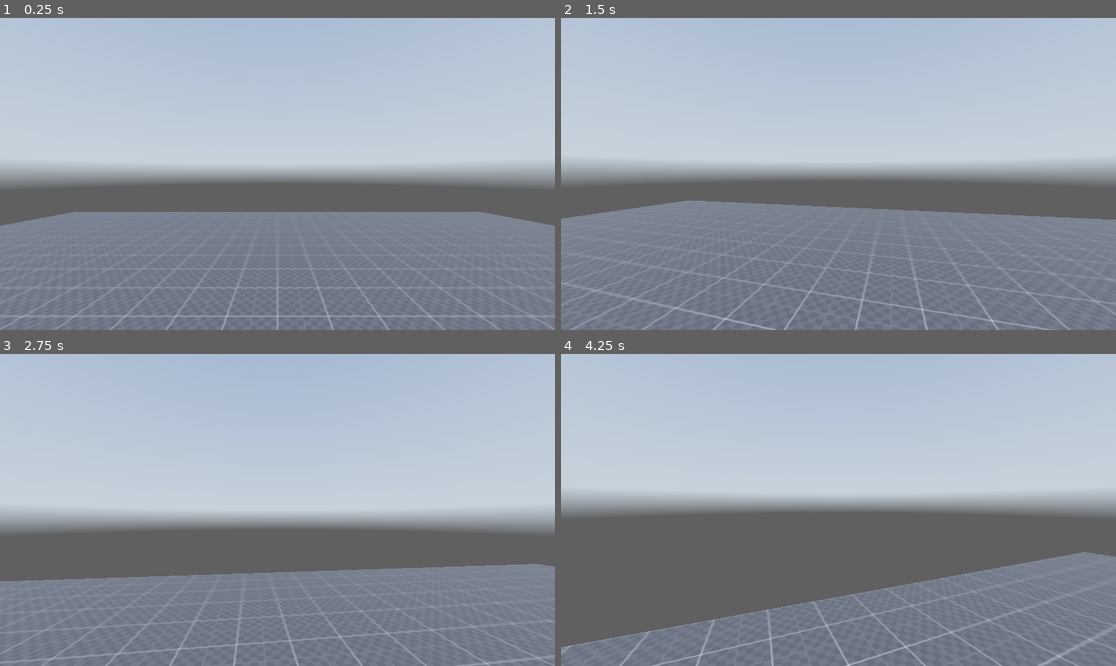
Above: before the commit, frames 1-4 (two rows, left to right).
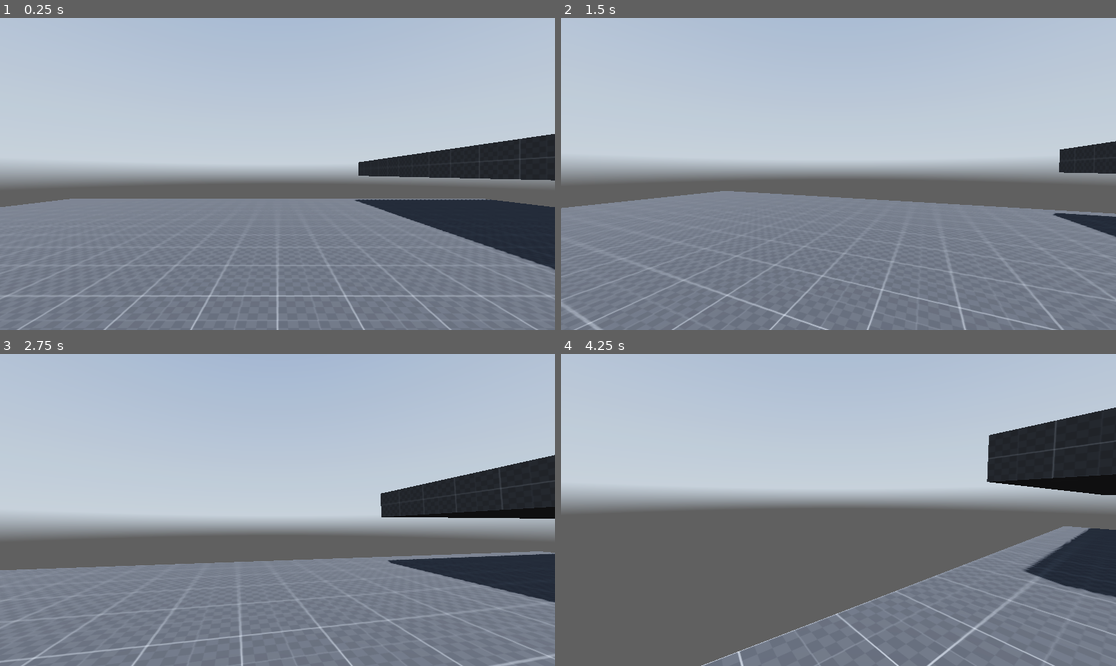
Above: after the commit, the same moments.

Repository: ubermensch04/FPS-Controller
Game: Godot game, scene res://scenes/main.tscn
Two runs of this game, one before a commit and one after it. Both use one fixed random seed, a clock stepped at 60 frames per second and the inputs below. A sky picture missing from this copy of the repository is replaced by a grey-blue gradient.
Inputs (mouse positions are in pixels of both pictures, inside the frame that each line leads up to):
- Up to frame 1 (0.25 s): no input
- Up to frame 2 (1.5 s): tap Enter (ui_accept) at 0.5, 0.77 s; move the mouse to (866, 174) at 0.52 s; hold Ctrl (crouch) 0.53-1.28 s; hold W (forward) from 0.53 s (still down); tap Shift (sprint) at 0.8, 1.35 s; move the mouse to (810, 174) at 1.27 s
- Up to frame 3 (2.75 s): keep holding W (forward); tap Enter (ui_accept) at 1.52 s; tap Ctrl (crouch) at 1.55 s; move the mouse to (288, 503) at 2.02 s; hold Ctrl (crouch) from 2.03 s (still down); tap Shift (sprint) at 2.3 s
- Up to frame 4 (4.25 s): keep holding W (forward); move the mouse to (832, 516) at 2.77 s; release Ctrl (crouch) at 2.78 s; tap Shift (sprint) at 2.85, 3.8 s; tap Enter (ui_accept) at 3.02, 3.77 s; tap Ctrl (crouch) at 3.05 s; move the mouse to (877, 513) at 3.52 s; hold Ctrl (crouch) from 3.53 s (still down)

The runs differ from the first frame. In frame 1, 12% of the frame differs, in the area x 0-100%, y 37-100%; in frame 2, 6.1%; in frame 3, 17%; in frame 4, 17%, in the area x 0-100%, y 17-100%.

Commit message:
pre ray-cast optimization

Diff:
--- a/player.gd
+++ b/player.gd
@@ -3,20 +3,18 @@
 @onready var head = $Head
 @onready var standing_collision_shape = $StandingCollisionShape
 @onready var crouching_collision_shape = $CrouchingCollisionShape
-@onready var ray_cast_3d = $RayCast3D
 
 var current_speed = 5.0
 const walking_speed= 5.0
-const sprinting_speed=9.0
+const sprinting_speed=8.0
 const crouching_speed=3.0
 const jump_velocity = 4.5
 
-const mouse_sens=0.25
+const mouse_sens=0.4
+var lerp_speed= 15
+
 var direction=Vector3.ZERO
-
-var lerp_speed=7.5
-
-var crouching_depth=-0.5
+var crouching_depth = -0.5
 # Get the gravity from the project settings to be synced with RigidBody nodes.
 var gravity = ProjectSettings.get_setting("physics/3d/default_gravity")
 
@@ -31,14 +29,14 @@
 
 func _physics_process(delta):
 	if Input.is_action_pressed("crouch"):
-		current_speed=crouching_speed
-		head.position.y=lerp(head.position.y, 1.8 + crouching_depth,delta*lerp_speed)
 		standing_collision_shape.disabled=true
 		crouching_collision_shape.disabled=false
-	elif ray_cast_3d.is_colliding():
+		current_speed=crouching_speed
+		head.position.y=lerp(head.position.y,1.8+crouching_depth,delta*lerp_speed)
+	else:
 		standing_collision_shape.disabled=false
 		crouching_collision_shape.disabled=true
-		head.position.y=lerp(head.position.y, 1.8,delta*lerp_speed)
+		head.position.y=lerp(head.position.y,1.8,delta*lerp_speed)
 		if Input.is_action_pressed("sprint"):
 			current_speed=sprinting_speed
 		else:
--- a/scenes/main.tscn
+++ b/scenes/main.tscn
@@ -22,8 +22,8 @@
 
 [sub_resource type="CapsuleShape3D" id="CapsuleShape3D_l3jj8"]
 
-[sub_resource type="CapsuleShape3D" id="CapsuleShape3D_n5f6d"]
-height = 1.2
+[sub_resource type="CapsuleShape3D" id="CapsuleShape3D_6usr2"]
+height = 1.0
 
 [node name="World" type="Node3D"]
 
@@ -36,7 +36,7 @@
 material = SubResource("StandardMaterial3D_7jdue")
 
 [node name="CSGBox3D2" type="CSGBox3D" parent="Stage"]
-transform = Transform3D(1, 0, 0, 0, 1, 0, 0, 0, 1, 0, 3, 21.332)
+transform = Transform3D(1, 0, 0, 0, 1, 0, 0, 0, 1, 20.9618, 2.16378, 0)
 use_collision = true
 size = Vector3(30, 1, 30)
 material = SubResource("StandardMaterial3D_7jdue")
@@ -51,20 +51,17 @@
 shadow_enabled = true
 
 [node name="Player" type="CharacterBody3D" parent="."]
-transform = Transform3D(1, 0, 0, 0, 1, 0, 0, 0, 1, 0, 1, 0)
 script = ExtResource("3_w58ir")
 
 [node name="StandingCollisionShape" type="CollisionShape3D" parent="Player"]
+transform = Transform3D(1, 0, 0, 0, 1, 0, 0, 0, 1, 0, 1, 0)
 shape = SubResource("CapsuleShape3D_l3jj8")
 
 [node name="CrouchingCollisionShape" type="CollisionShape3D" parent="Player"]
-transform = Transform3D(1, 0, 0, 0, 1, 0, 0, 0, 1, 0, -0.395317, 0)
-shape = SubResource("CapsuleShape3D_n5f6d")
+transform = Transform3D(1, 0, 0, 0, 1, 0, 0, 0, 1, 0, 0.50212, 0)
+shape = SubResource("CapsuleShape3D_6usr2")
 
 [node name="Head" type="Node3D" parent="Player"]
 transform = Transform3D(1, 0, 0, 0, 1, 0, 0, 0, 1, 0, 1.8, 0)
 
 [node name="Camera3D" type="Camera3D" parent="Player/Head"]
-
-[node name="RayCast3D" type="RayCast3D" parent="Player"]
-target_position = Vector3(0, 2, 0)
